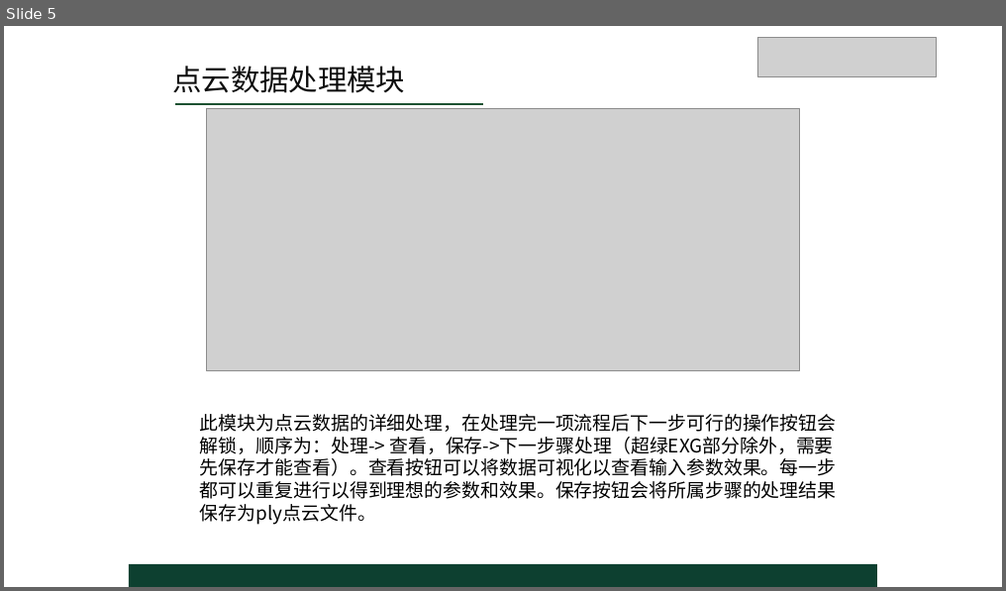
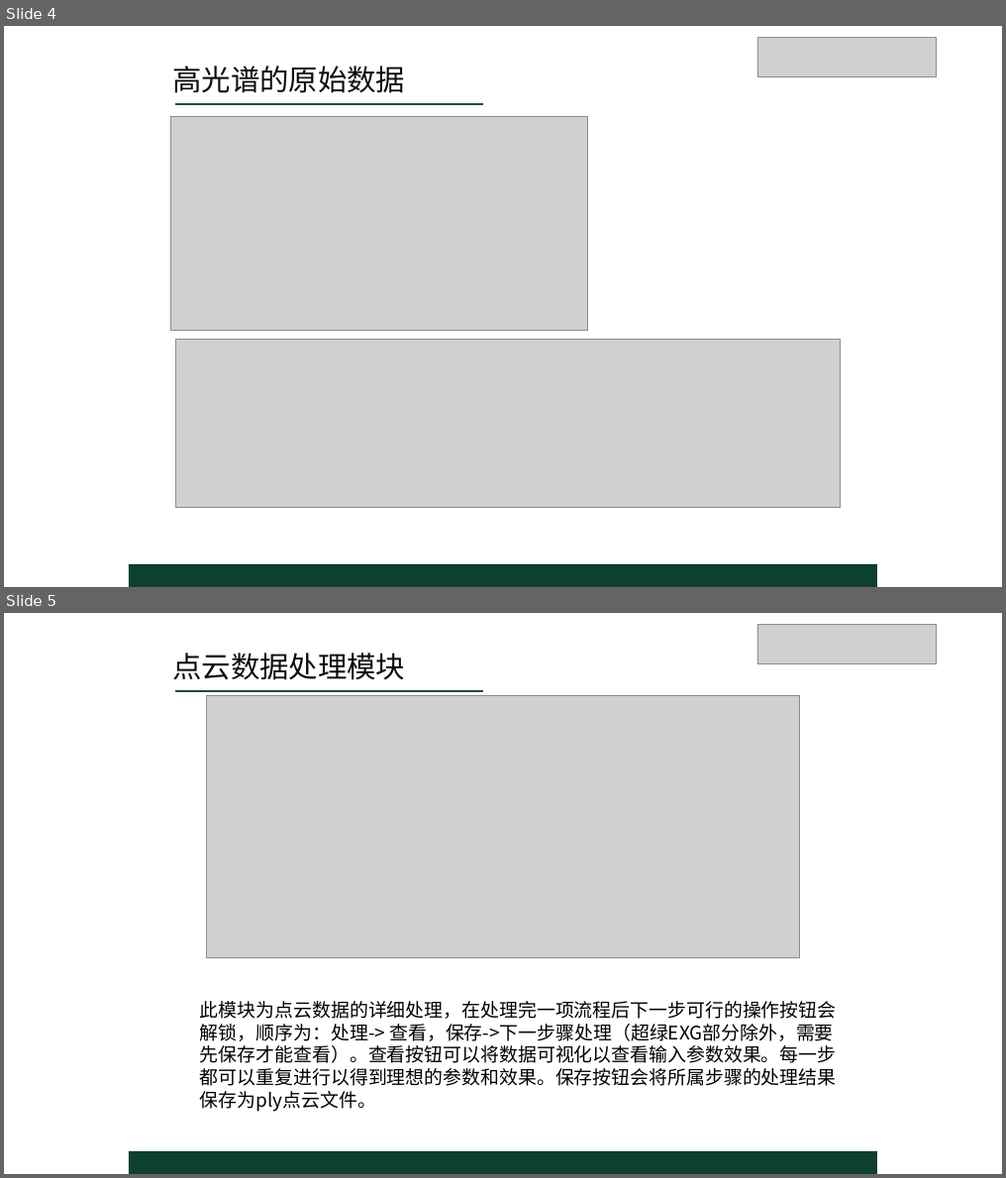
Before and after one commit to InfiniteTree/HSI-Data-Processing, a slide deck: Documents/HS.pptx. Shown one above the other, each under a label of ours: slide 5 before the commit, slides 4 and 5 after it. The pictures are 1006x591 and 1006x1178 pixels, drawn with LibreOffice and Linux fonts; fonts in the diff are those of the drawing; grey boxes stand for pictures. Boxes give left, top, right and bottom in pixels: in the first picture for what was removed or moved away, otherwise in the second. Text is boxed around its words. In the diff, an @@ line names an element or a change of style, - is before the commit and + after.

```diff
--- a/Documents/HS.pptx
+++ b/Documents/HS.pptx
@@ slide 4 added at box(4, 26, 1002, 587), background #FFFFFF @@
@@ picture added at box(757, 37, 937, 76) @@
@@ text added at box(172, 66, 405, 93), 28 pt, text #0D0D0D @@
+高光谱的原始数据
@@ line added from (175, 104) to (483, 104), #1C5131 1.75 pt @@
@@ picture added at box(171, 116, 588, 330) @@
@@ picture added at box(175, 339, 841, 507) @@
@@ rectangle added at box(129, 565, 877, 587), fill #0D4030 @@
```
Also in this commit, not shown: 3 slides changed, 1 slide removed, 16 other files.
